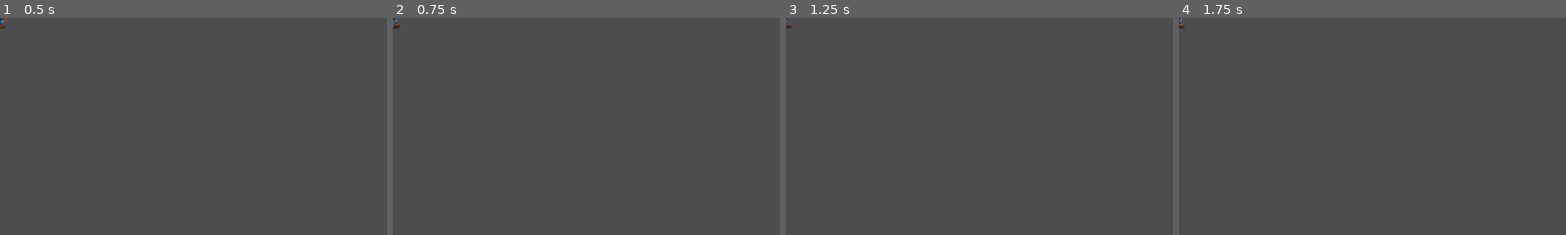
Above: before the commit, frames 1-4 (left to right).
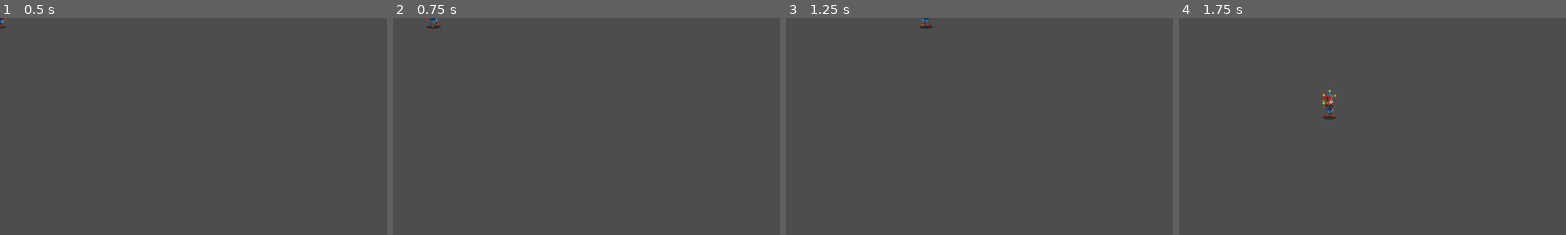
Above: after the commit, the same moments.

Repository: OscarPindaro/BossRushJam2025
Game: Godot game, scene res://scenes/player/player.tscn
The game is run twice, just before and just after one commit, with the same random seed, the same clock (stepped at 60 frames per second) and the same inputs. The project has no main scene, so this scene is started directly.
Inputs (mouse positions are % of the whole screen's width and height, from its top left):
- Up to frame 1 (0.5 s): no input
- Up to frame 2 (0.75 s): tap Enter at 0.5 s; move the mouse to (72, 45) at 0.52 s; hold D (ui_right) from 0.53 s (still down)
- Up to frame 3 (1.25 s): keep holding D (ui_right)
- Up to frame 4 (1.75 s): move the mouse to (30, 55) at 1.27 s; release D (ui_right) at 1.28 s; hold S (ui_down) from 1.28 s (still down)
The pictures show only the part of the screen within x 0-50%, y 0-50%; the shares and areas given below are measured in that part.

Frame 1 is identical in both runs. In frame 2, 0.1% of the frame differs, in the area x 0-13%, y 0-5%; in frame 3, 0.1%; in frame 4, 0.3%, in the area x 0-41%, y 0-47%.
Error before the commit: Parse Error: Variable "Sounds" has the same name as a previously declared variable. (res://scenes/player/sounds.gd:6)

Commit message:
added a comment that removed a redundant sounds variable

Diff:
--- a/scenes/bosses/strongman/stomp_attack.tscn
+++ b/scenes/bosses/strongman/stomp_attack.tscn
@@ -14,7 +14,6 @@
 texture_filter = 1
 script = ExtResource("1_8y7a3")
 interaction_radius = 100.0
-pull_force = null
 
 [node name="StompSprite" type="Sprite2D" parent="."]
 texture = ExtResource("1_at4qs")
--- a/scenes/player/player.tscn
+++ b/scenes/player/player.tscn
@@ -98,4 +98,3 @@
 [node name="Sounds" type="AudioStreamPlayer2D" parent="." groups=["Player"]]
 stream = SubResource("AudioStream_non0l")
 script = ExtResource("3_6rq4q")
-Sounds = null
--- a/scenes/player/sounds.gd
+++ b/scenes/player/sounds.gd
@@ -1,7 +1,7 @@
 extends AudioStreamPlayer2D
 class_name WAUAudioPlayer
 
-@export var Sounds: Dictionary = {}
+# @export var Sounds: Dictionary = {}
 
 var Sounds = {STEP = AudioStreamRandomizer.new(),
 STOP_MOVING = preload("res://asset/sfx/player/footsteps/footstep5.wav")}
